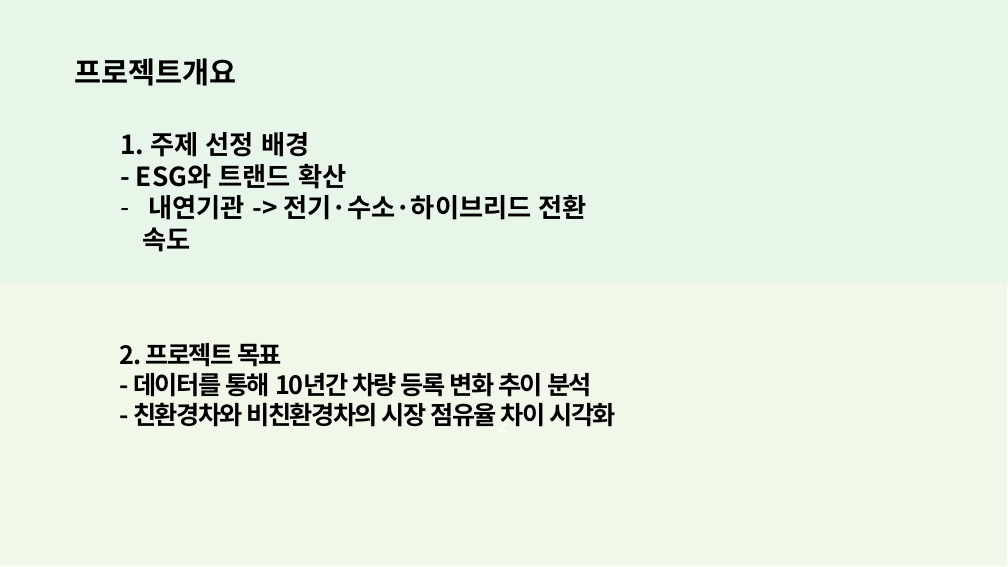
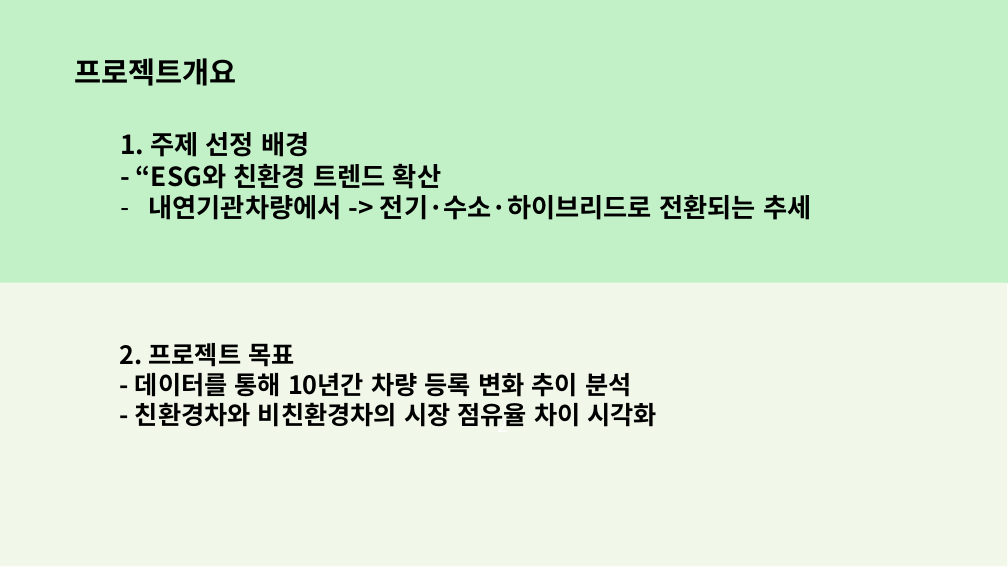
Before and after one commit to SKNETWORKS-FAMILY-AICAMP/SKN20-1ST-5TEAM-, a slide deck: slide 3 of 발표/5조최종.pptx. Drawn at 1008x567 pixels with LibreOffice and Linux fonts; fonts in the diff are those of the drawing. Boxes give left, top, right and bottom in pixels: in the first picture for what was removed or moved away, otherwise in the second. Text is boxed around its words. In the diff, an @@ line names an element or a change of style, - is before the commit and + after.

```diff
--- a/발표/5조최종.pptx
+++ b/발표/5조최종.pptx
@@ rectangle at (x1=0, y1=0, x2=1008, y2=284): fill #E8F5E9 to #C2F1C8 @@
@@ text at (x1=136, y1=163, x2=811, y2=220): text changed @@
-- ESG와 트랜드 확산
-– 내연기관 -> 전기·수소·하이브리드 전환
-속도
+- “ESG와 친환경 트렌드 확산
+– 내연기관차량에서 -> 전기·수소·하이브리드로 전환되는 추세
@@ text "2. 프로젝트 목표" at (x1=120, y1=343, x2=658, y2=427): letter spacing -1.5 to 0 pt @@
```
Also in this commit, not shown: 16 other slides changed, 1 slide added.
